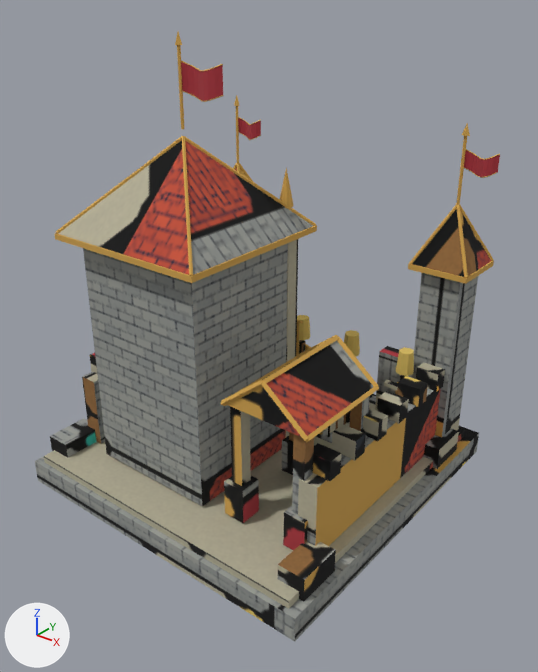
Before and after pictures for a commit that changed the FBX model client/Assets/Resources/Models/City3D/Barracks_3.fbx.
The view is the same before and after, from a camera (50 mm lens) standing at (1.248, -1.533, 1.419) and looking at (0.059, -0.047, 0.498). Arrows for +X, +Y and +Z are at lower left; the lights stay in place. The first picture is the older version. Where no turn or scale is listed for an object, it has been applied to the vertices. Vertices at exactly the same position are counted once.

Objects in the first picture: 'Barracks_3'.
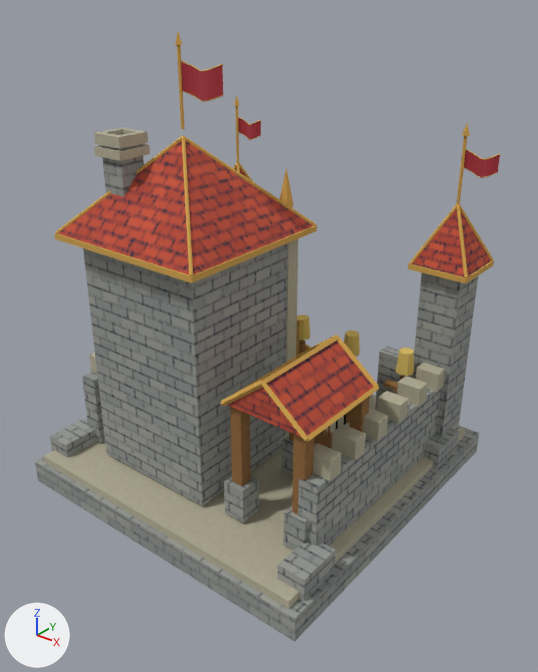
Patch to the scene script:
```diff
--- a/client/Assets/Resources/Models/City3D/Barracks_3.fbx.py
+++ b/client/Assets/Resources/Models/City3D/Barracks_3.fbx.py
@@ me_barracks_3_mesh @@
 # used by ob_barracks_3; location = (0.0, 0.0, 0.0)
-me_barracks_3_mesh.from_pydata(...)  # 1837 vertices, 2882 faces; spans x -0.5..0.5, y -0.5..0.5, z 0.0..1.3
+me_barracks_3_mesh.from_pydata(...)  # 1401 vertices, 2186 faces; spans x -0.5..0.499, y -0.5..0.5, z 0.0..1.3
+# me_barracks_3_mesh part 1: a new loose piece, a box spanning x -0.275..-0.205, y -0.307..-0.232, z 0.419..1.048, in mat_barracks_3_matte (picture img_barracks_3_albedo_png)
+# me_barracks_3_mesh part 2: a new loose piece, a box spanning x -0.288..-0.193, y -0.32..-0.22, z 1.005..1.028, in mat_barracks_3_matte (picture img_barracks_3_albedo_png)
+# me_barracks_3_mesh part 3: a new loose piece, a box spanning x -0.287..-0.268, y -0.317..-0.223, z 1.034..1.061, in mat_barracks_3_matte (picture img_barracks_3_albedo_png)
+# me_barracks_3_mesh part 4: a new loose piece, a box spanning x -0.213..-0.194, y -0.317..-0.223, z 1.034..1.061, in mat_barracks_3_matte (picture img_barracks_3_albedo_png)
+# me_barracks_3_mesh part 5: a new loose piece, a box spanning x -0.268..-0.213, y -0.241..-0.222, z 1.034..1.061, in mat_barracks_3_matte (picture img_barracks_3_albedo_png)
+# me_barracks_3_mesh part 6: a new loose piece of 14 vertices spanning x -0.268..-0.213, y -0.317..-0.241, z 1.034..1.061, in mat_barracks_3_matte (picture img_barracks_3_albedo_png)
+# me_barracks_3_mesh part 7: 807 kept faces spanning x -0.5..0.499, y -0.5..0.5, z 0.0..1.048 get new texture (UV) coordinates
+# other edits to the shape of me_barracks_3_mesh do not show in these pictures
 me_barracks_3_mesh.materials.append(mat_barracks_3_matte)
```

Pixel boxes [x1, y1, x2, y2] of what changed, in the pictures (538 x 672 px):
'Barracks_3', reshaped
    before: [35, 32, 500, 642]
    after: [35, 32, 494, 642]
part 1 of me_barracks_3_mesh, added
    after: [101, 144, 144, 197]
part 2 of me_barracks_3_mesh, added (brown)
    after: [94, 144, 150, 161]
part 3 of me_barracks_3_mesh, added
    after: [94, 127, 127, 145]
part 4 of me_barracks_3_mesh, added (brown)
    after: [114, 131, 148, 149]
part 5 of me_barracks_3_mesh, added
    after: [122, 128, 141, 135]
part 6 of me_barracks_3_mesh, added
    after: [99, 133, 118, 148]
part 7 of me_barracks_3_mesh, surface changed
    both: [35, 140, 491, 641]
